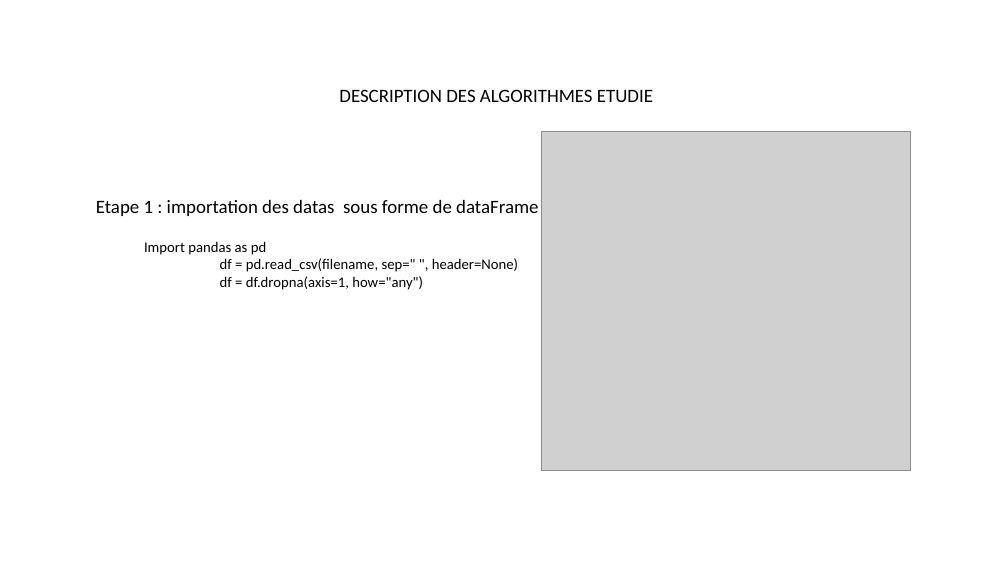
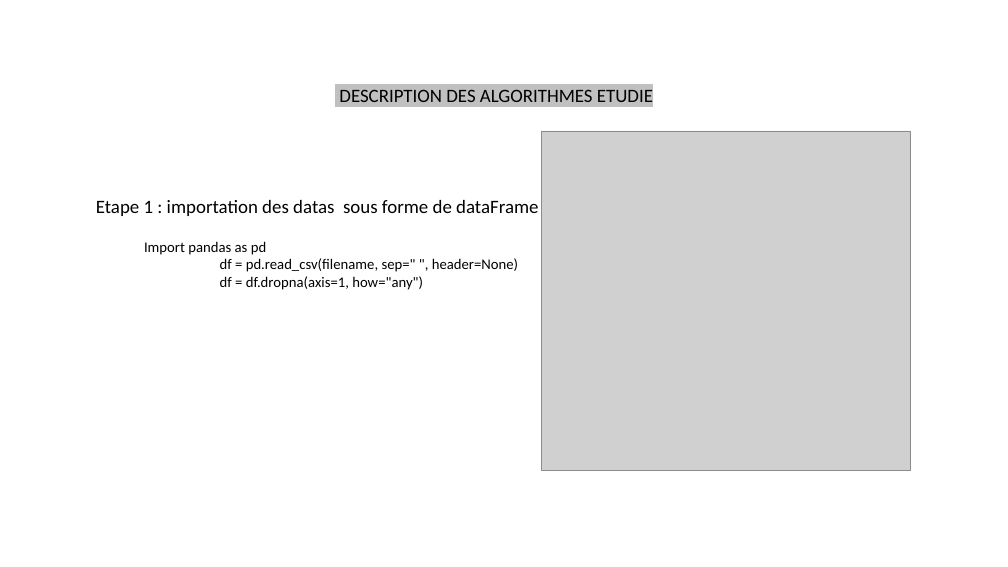
Before and after one commit to 2chenj/FeatureSelectionChallenge, a slide deck: slide 3 of miniProjetRattrapage.pptx. Drawn at 1008x567 pixels with LibreOffice and Linux fonts; fonts in the diff are those of the drawing; grey boxes stand for pictures. Boxes give left, top, right and bottom in pixels: in the first picture for what was removed or moved away, otherwise in the second. Text is boxed around its words. In the diff, an @@ line names an element or a change of style, - is before the commit and + after.

```diff
--- a/miniProjetRattrapage.pptx
+++ b/miniProjetRattrapage.pptx
@@ text "DESCRIPTION DES ALGORITHMES ETUDIE" at (339,89,653,102): highlight none to #C0C0C0 @@
```
Also in this commit, not shown: 5 other slides changed, 1 other file.
